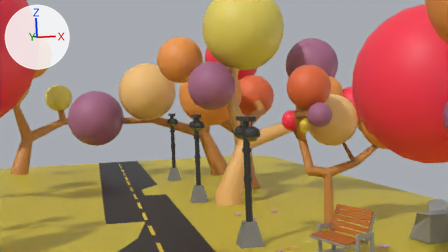
An edit to the Blender file public/Blender/scene.blend, drawn before and after from the same camera.
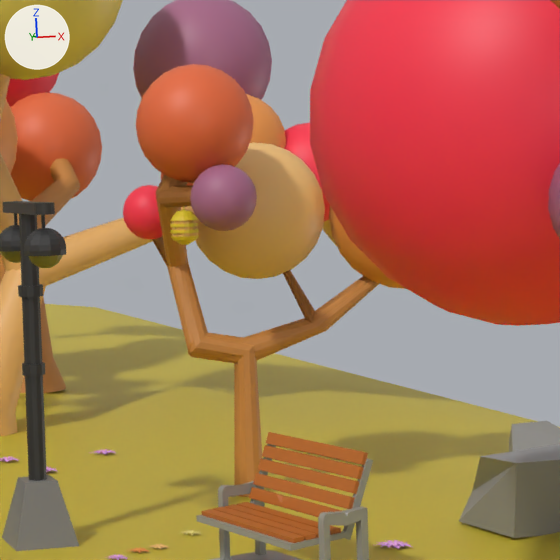
Each version is shown from the file's camera 'Camera', then close up on the part from 52% to 100% of the width and 16% to 100% of the height. The axes (+X, +Y, +Z) are drawn at upper left. The lights are the same throughout. The first two pictures are the older version.
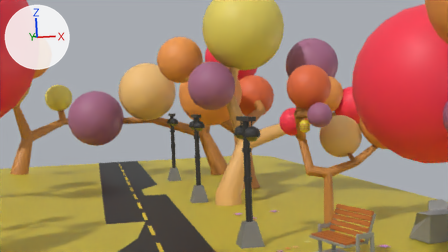
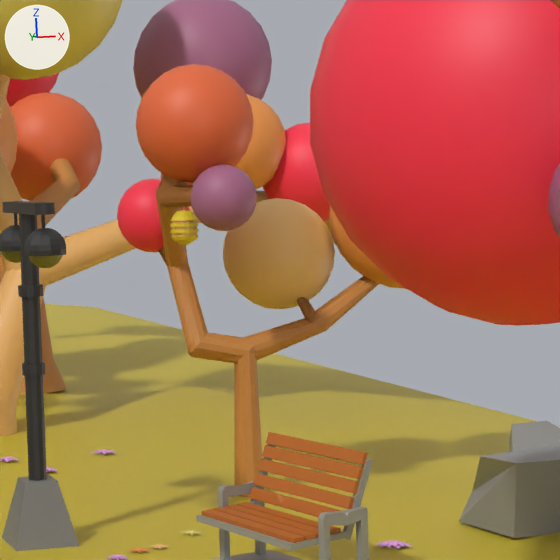
Edits to the scene script, one JSON object a line:
```json
{"block": "me_sphere_036", "where": "# used by ob_sphere_035; location = (7.96, -8.92, 5.25)"}
{"op": "remove", "block": "me_sphere_036", "code": "me_sphere_036.from_pydata(...)  # 134 vertices, 144 faces; spans x -0.454..0.605, y -0.443..0.615, z -0.276..0.783"}
{"op": "add", "block": "me_sphere_036", "code": "me_sphere_036.from_pydata(...)  # 134 vertices, 144 faces; spans x -0.622..0.829, y -0.608..0.843, z -0.378..1.072"}
{"block": "me_sphere_036", "change": "me_sphere_036 part 1: the whole mesh is scaled about the mesh origin by 1.37"}
{"op": "set", "path": "ob_sphere_019.location", "old": "(10.3, -8.61, 4.87)", "new": "(10.73, -8.65, 4.11)"}
{"op": "set", "path": "ob_sphere_019.scale", "old": "(1.0, 1.0, 1.0)", "new": "(0.816, 0.816, 0.816)"}
{"op": "set", "path": "ob_sphere_035.location", "old": "(7.96, -8.92, 5.25)", "new": "(8.11, -8.64, 5.08)"}
```

Location of each change, (x1, y1, x2, y2) in pixels of the close-ups (560 x 560 px):
```json
{"object": "Sphere.019", "change": "moved, rescaled", "before": [188, 142, 325, 279], "after": [223, 198, 335, 309], "on screen": "18% narrower, 19% shorter"}
{"object": "Sphere.035", "change": "moved, rescaled", "before": [123, 185, 162, 240], "after": [117, 179, 189, 253]}
{"object": "Sphere.033", "change": "unchanged, uncovered by the edit", "before": [284, 122, 330, 221], "after": [263, 122, 330, 221]}
```
